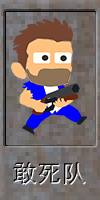
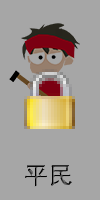
The second 100 × 200 image is a revision of the first. Changes to its layers:
showed "图层 3" over [0, 0, 100, 200]
hid "gansiduib" over [11, 18, 87, 135]
added layer "pingminr" above "敢死队" over [9, 23, 80, 126]
painted on "敢死队" over [13, 162, 86, 187]
hid "图层 1" over [0, 0, 100, 200]
